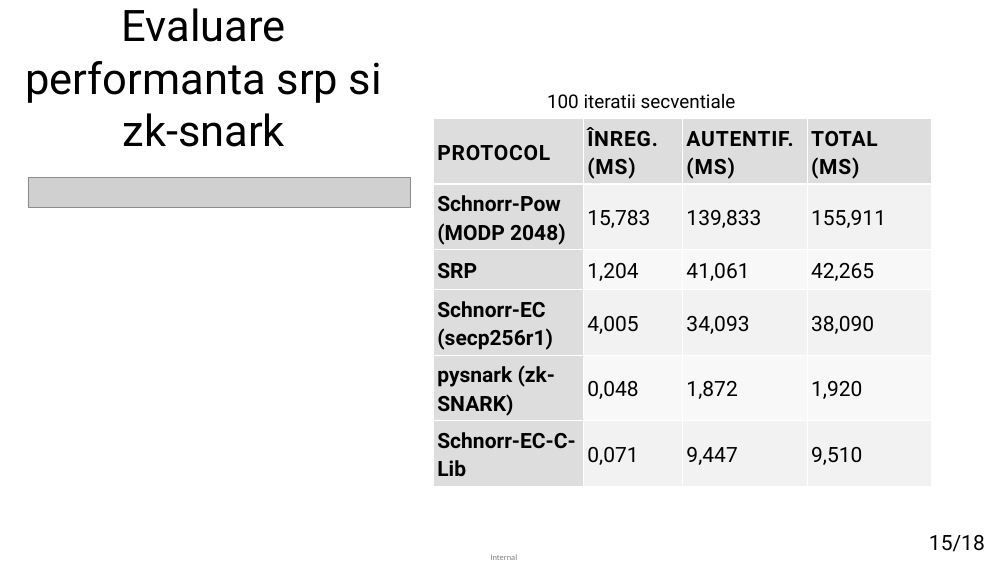
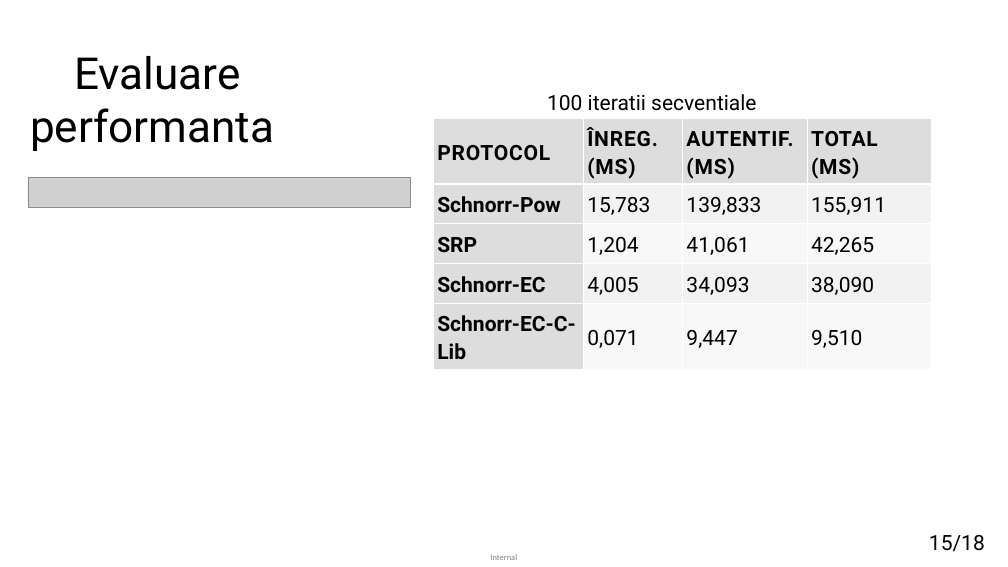
Before and after one commit to matei-rares-a/acas, a slide deck: slide 15 of docs/prezentare/current_draft/disertatie_matei_rares_prezentare_main.pptx. Drawn at 1008x567 pixels with LibreOffice and Linux fonts; fonts in the diff are those of the drawing; grey boxes stand for pictures. Boxes give left, top, right and bottom in pixels: in the first picture for what was removed or moved away, otherwise in the second. Text is boxed around its words. In the diff, an @@ line names an element or a change of style, - is before the commit and + after.

```diff
--- a/docs/prezentare/current_draft/disertatie_matei_rares_prezentare_main.pptx
+++ b/docs/prezentare/current_draft/disertatie_matei_rares_prezentare_main.pptx
@@ title at bbox=[30, 56, 274, 151]: text changed; size 41.4 to 42 pt @@
-Evaluare performanta srp si zk-snark
+Evaluare performanta
@@ text "100 iteratii secventiale" at bbox=[547, 94, 756, 111]: size 18 to 20 pt @@
@@ table at bbox=[434, 119, 932, 364] @@
-row 2, column 1: Schnorr-Pow (MODP 2048)
+row 2, column 1: Schnorr-Pow
-row 4: Schnorr-EC (secp256r1) | 4,005 | 34,093 | 38,090
-row 5: pysnark (zk-SNARK) | 0,048 | 1,872 | 1,920
+row 4: Schnorr-EC | 4,005 | 34,093 | 38,090
```
Also in this commit, not shown: 16 other slides changed, 11 other files.
